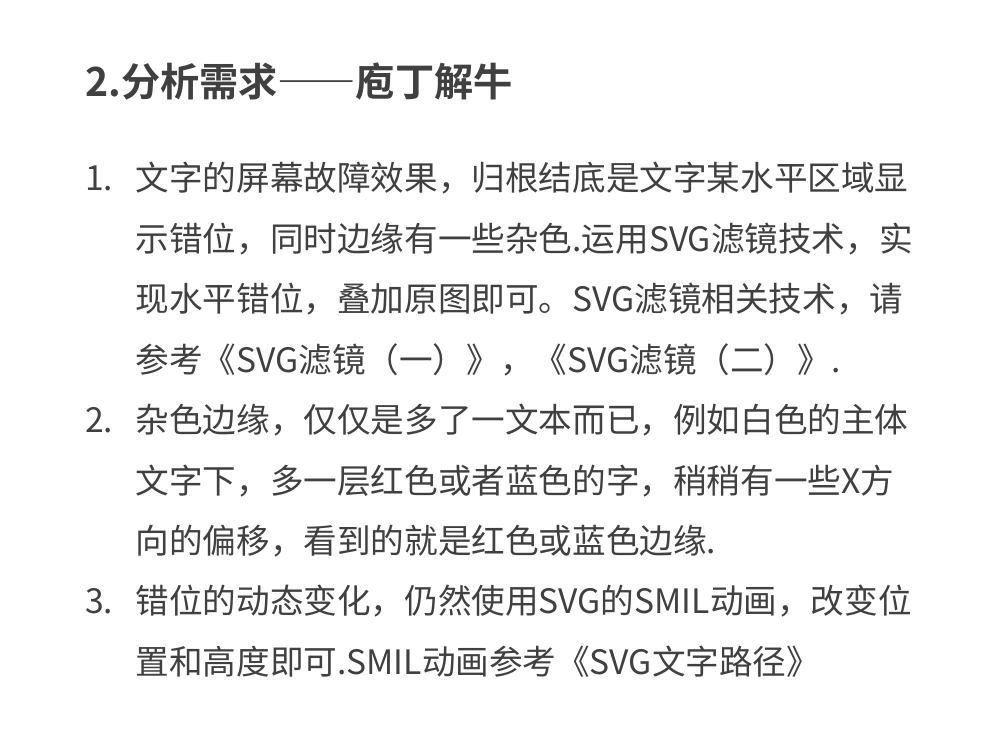
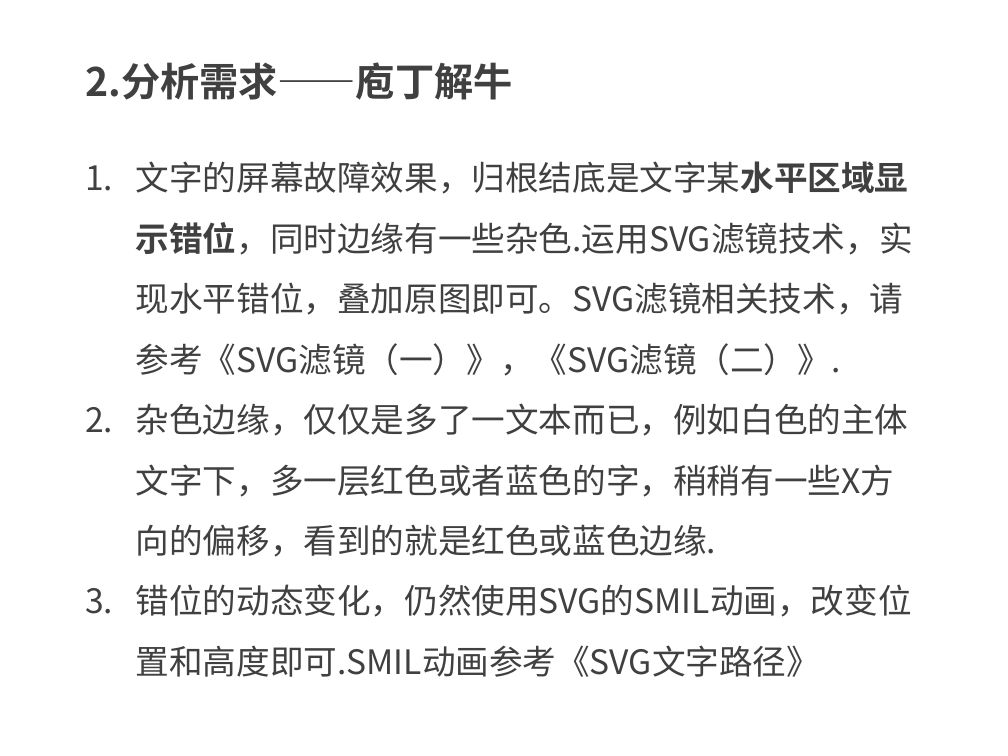
Before and after one commit to kong66/webAni, a slide deck: slide 3 of 17-svg-filter-text-screen/17.pptx. Drawn at 1008x756 pixels with LibreOffice and Linux fonts; fonts in the diff are those of the drawing. Boxes give left, top, right and bottom in pixels: in the first picture for what was removed or moved away, otherwise in the second. Text is boxed around its words. In the diff, an @@ line names an element or a change of style, - is before the commit and + after.

```diff
--- a/17-svg-filter-text-screen/17.pptx
+++ b/17-svg-filter-text-screen/17.pptx
@@ text at [136,161,913,376]: bold on in "文字的屏幕故障效果，归根结底是文字某水平区域显示错位，同时边缘有一些杂色.运用SVG滤镜技术，实现水平错位，叠加原图即可 ..." @@
```
Also in this commit, not shown: 2 other slides changed, 9 slides added, 2 slides removed, 1 other file.
